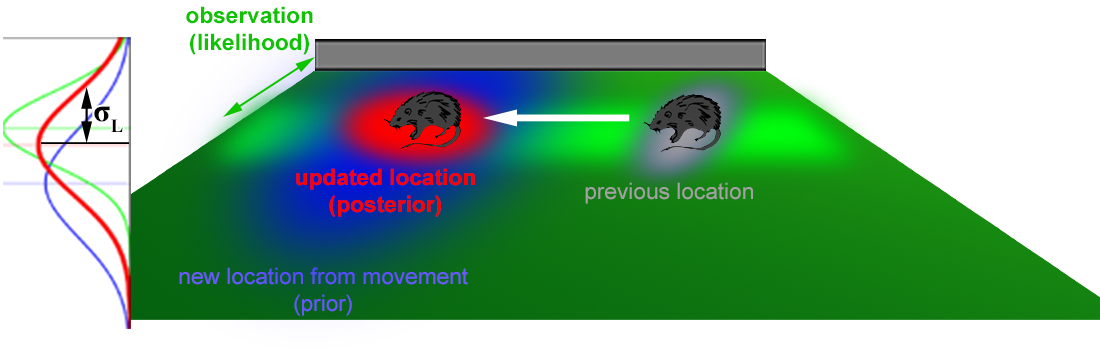
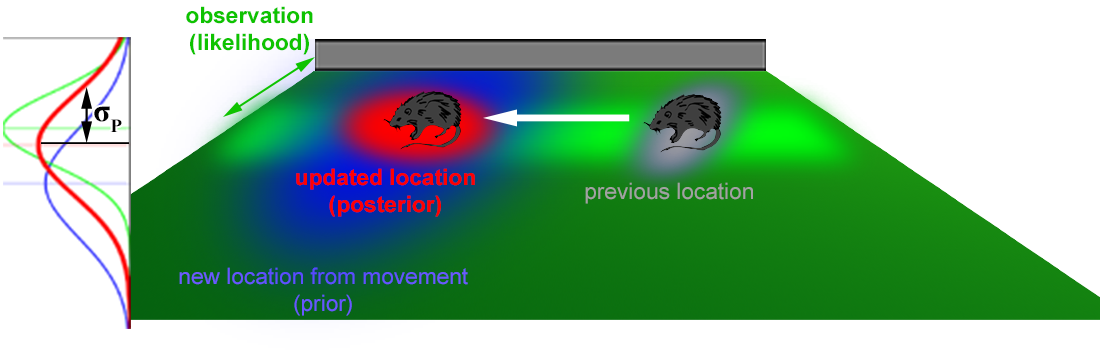
Layers edited between the first and the second w=1100, h=360 image:
renamed "σL" to "σP", painted on it over [109, 119, 123, 132]
